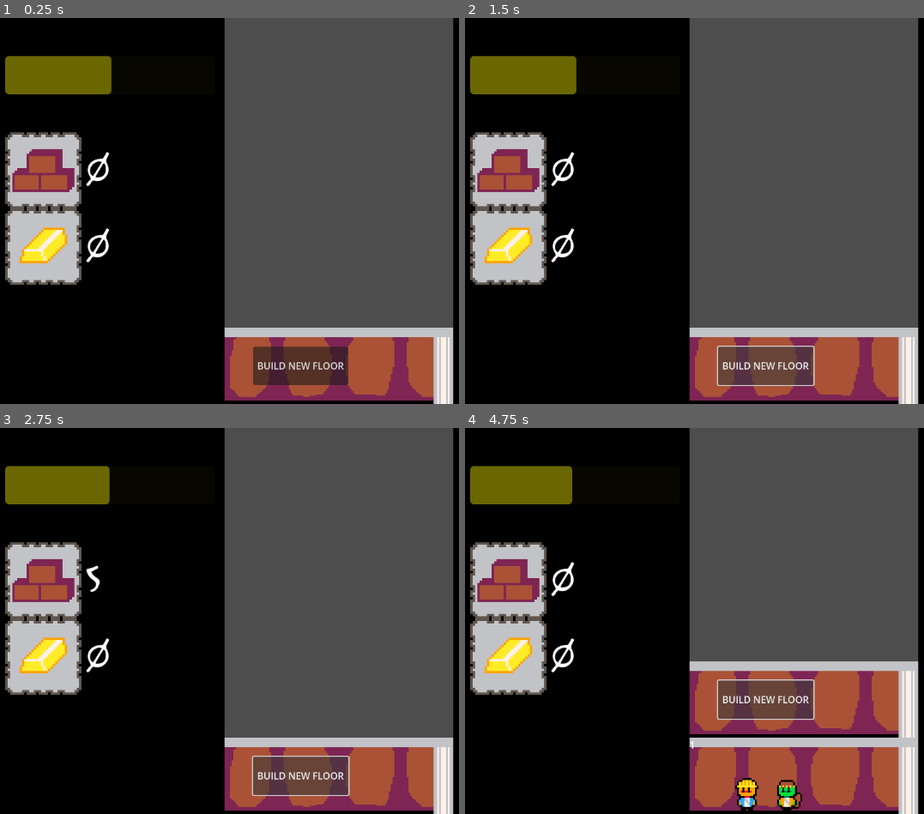
Above: before the commit, frames 1-4 (two rows, left to right).
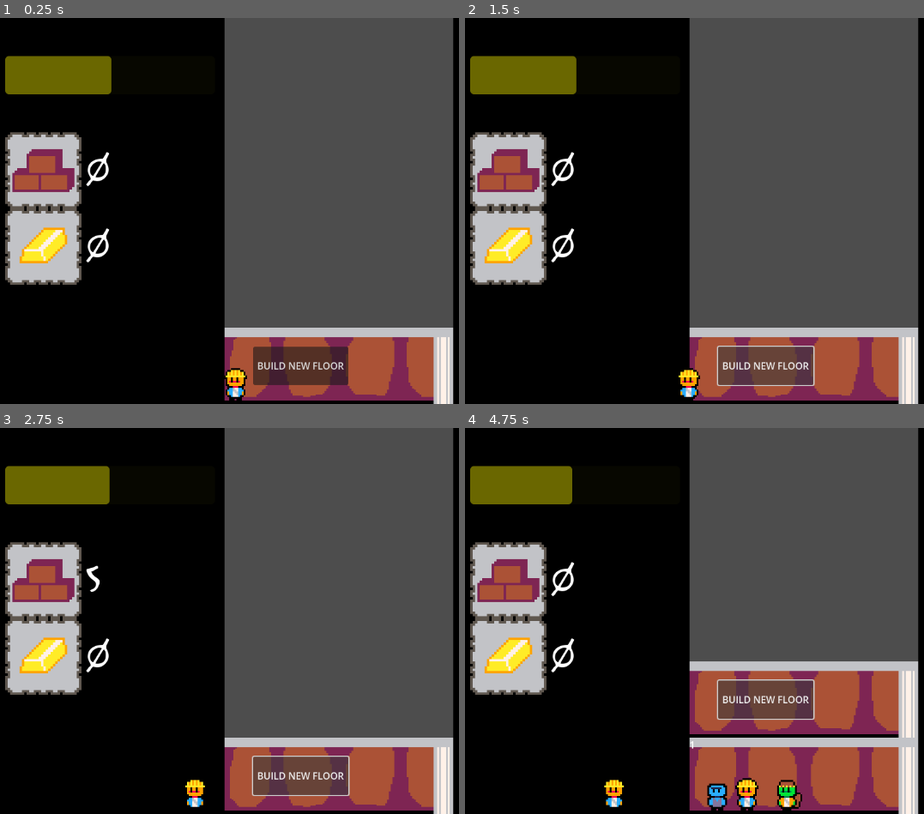
Above: after the commit, the same moments.

Repository: alligator-forest/Building-Babel
Game: Godot game, scene res://main.tscn
The game is run twice, just before and just after one commit, with the same random seed, the same clock (stepped at 60 frames per second) and the same inputs.
Inputs:
- Up to frame 1 (0.25 s): no input
- Up to frame 2 (1.5 s): click "BUILD NEW FLOOR" at 0.5 s; click "BUILD NEW FLOOR" at 1.25 s
- Up to frame 3 (2.75 s): tap Enter (ui_accept) at 2, 2.27 s; hold Up (ui_up) from 2.03 s (still down)
- Up to frame 4 (4.75 s): release Up (ui_up) at 2.78 s; tap Enter (ui_accept) at 3.02, 4.52 s; hold Up (ui_up) from 3.53 s (still down)

The runs differ from the first frame. In frame 1, 0.3% of the frame differs, in the area x 48-54%, y 90-100%; in frame 2, 0.3%; in frame 3, 0.2%; in frame 4, 0.5%, in the area x 30-58%, y 91-100%.

Commit message:
Mason
Added the Mason

Diff:
--- /dev/null
+++ b/Characters/Mason.gd
@@ -0,0 +1,8 @@
+extends Character
+class_name  Mason
+
+func getBricks() -> int:
+	return 5
+
+func getGodFear() -> int:
+	return 1
--- a/Characters/builder.gd
+++ b/Characters/builder.gd
@@ -1,12 +1,5 @@
 extends Character
 class_name Builder
 
-func getBricks() -> int:
+func getGold() -> int:
 	return 0
-
-func getGold() -> int:
-	print("A")
-	return 0
-
-func getGodFear() -> int:
-	return 0
--- a/Characters/character.gd
+++ b/Characters/character.gd
@@ -6,7 +6,7 @@
 func _on_wait_timer_timeout():
 	var tween = create_tween()
 	$AnimatedSprite2D.play()
-	var newPos = rng.randf_range(12,220)
+	var newPos = rng.randf_range(12,300)
 	if(newPos > position.x):
 		$AnimatedSprite2D.flip_h = true
 	else:
--- /dev/null
+++ b/Characters/mason.tscn
@@ -0,0 +1,90 @@
+[gd_scene load_steps=12 format=3 uid="uid://xh6tnfb71fbs"]
+
+[ext_resource type="Script" path="res://Characters/Mason.gd" id="1_b5g5f"]
+[ext_resource type="Texture2D" uid="uid://coc1lp6u3t3t0" path="res://Assets/builderSpritesheet.png" id="2_rcnnq"]
+[ext_resource type="Texture2D" uid="uid://ba36h47ll80s5" path="res://Assets/MasonSpritesheet.png" id="3_cguhy"]
+[ext_resource type="Texture2D" uid="uid://blfntn5rc2bru" path="res://Assets/MerchantSpritesheet.png" id="3_u8lc7"]
+
+[sub_resource type="AtlasTexture" id="AtlasTexture_jtuxa"]
+atlas = ExtResource("2_rcnnq")
+region = Rect2(0, 0, 28, 40)
+
+[sub_resource type="AtlasTexture" id="AtlasTexture_crmar"]
+atlas = ExtResource("2_rcnnq")
+region = Rect2(28, 0, 28, 40)
+
+[sub_resource type="AtlasTexture" id="AtlasTexture_6efc0"]
+atlas = ExtResource("3_cguhy")
+region = Rect2(0, 0, 24, 32)
+
+[sub_resource type="AtlasTexture" id="AtlasTexture_u83r8"]
+atlas = ExtResource("3_cguhy")
+region = Rect2(24, 0, 24, 32)
+
+[sub_resource type="AtlasTexture" id="AtlasTexture_3eu21"]
+atlas = ExtResource("3_u8lc7")
+region = Rect2(0, 0, 32, 36)
+
+[sub_resource type="AtlasTexture" id="AtlasTexture_wwpql"]
+atlas = ExtResource("3_u8lc7")
+region = Rect2(32, 0, 32, 36)
+
+[sub_resource type="SpriteFrames" id="SpriteFrames_n6h8q"]
+animations = [{
+"frames": [{
+"duration": 1.0,
+"texture": SubResource("AtlasTexture_jtuxa")
+}, {
+"duration": 1.0,
+"texture": SubResource("AtlasTexture_crmar")
+}],
+"loop": true,
+"name": &"Builder",
+"speed": 5.0
+}, {
+"frames": [{
+"duration": 1.0,
+"texture": SubResource("AtlasTexture_6efc0")
+}, {
+"duration": 1.0,
+"texture": SubResource("AtlasTexture_u83r8")
+}],
+"loop": true,
+"name": &"Mason",
+"speed": 5.0
+}, {
+"frames": [{
+"duration": 1.0,
+"texture": SubResource("AtlasTexture_3eu21")
+}, {
+"duration": 1.0,
+"texture": SubResource("AtlasTexture_wwpql")
+}],
+"loop": true,
+"name": &"Merchant",
+"speed": 5.0
+}]
+
+[node name="Mason" type="Control"]
+layout_mode = 3
+anchors_preset = 15
+anchor_right = 1.0
+anchor_bottom = 1.0
+grow_horizontal = 2
+grow_vertical = 2
+script = ExtResource("1_b5g5f")
+
+[node name="AnimatedSprite2D" type="AnimatedSprite2D" parent="."]
+scale = Vector2(1.5, 1.5)
+sprite_frames = SubResource("SpriteFrames_n6h8q")
+animation = &"Mason"
+
+[node name="MoveTimer" type="Timer" parent="."]
+one_shot = true
+
+[node name="WaitTimer" type="Timer" parent="."]
+one_shot = true
+autostart = true
+
+[connection signal="timeout" from="MoveTimer" to="." method="_on_move_timer_timeout"]
+[connection signal="timeout" from="WaitTimer" to="." method="_on_wait_timer_timeout"]
--- a/Floors/floor.tscn
+++ b/Floors/floor.tscn
@@ -1,9 +1,10 @@
-[gd_scene load_steps=5 format=3 uid="uid://br8j0dbxk0gmh"]
+[gd_scene load_steps=6 format=3 uid="uid://br8j0dbxk0gmh"]
 
 [ext_resource type="Texture2D" uid="uid://bvwlkd2t0p7wi" path="res://Assets/floor.png" id="1_wm2fs"]
 [ext_resource type="Script" path="res://Floors/floor.gd" id="2_d1pa7"]
 [ext_resource type="PackedScene" uid="uid://dx2m410fn5f6t" path="res://Characters/builder.tscn" id="3_k8rj1"]
 [ext_resource type="PackedScene" uid="uid://j76tjb32kfks" path="res://Characters/merchant.tscn" id="4_fseor"]
+[ext_resource type="PackedScene" uid="uid://xh6tnfb71fbs" path="res://Characters/mason.tscn" id="5_ngv8i"]
 
 [node name="Floor" type="TextureRect"]
 texture = ExtResource("1_wm2fs")
@@ -28,3 +29,9 @@
 offset_top = 95.0
 offset_right = 168.0
 offset_bottom = 95.0
+
+[node name="Mason" parent="Characters" instance=ExtResource("5_ngv8i")]
+offset_left = 45.0
+offset_top = 98.0
+offset_right = 45.0
+offset_bottom = 98.0
--- a/main.tscn
+++ b/main.tscn
@@ -6,6 +6,7 @@
 [ext_resource type="FontFile" uid="uid://bgiywmusee28u" path="res://Marav2.ttf" id="3_qesbo"]
 [ext_resource type="Texture2D" uid="uid://c2nuxdwin3slv" path="res://Assets/brickIcon.png" id="4_l6brj"]
 [ext_resource type="Texture2D" uid="uid://dj3lam7b5ypx" path="res://Assets/goldIcon.png" id="5_x8i3h"]
+[ext_resource type="PackedScene" uid="uid://dx2m410fn5f6t" path="res://Characters/builder.tscn" id="7_5gq4r"]
 
 [node name="Main" type="Node2D"]
 script = ExtResource("1_eqxpj")
@@ -85,4 +86,10 @@
 wait_time = 10.0
 autostart = true
 
+[node name="Builder" parent="." instance=ExtResource("7_5gq4r")]
+offset_left = 401.0
+offset_top = 615.0
+offset_right = 714.0
+offset_bottom = 615.0
+
 [connection signal="timeout" from="ResourceTimer" to="." method="_on_resource_timer_timeout"]
Binary file added: Assets/MasonSpritesheet.png
Not shown, added: Assets/MasonSpritesheet.png.import
Not shown: 1 places in main.tscn that only renumber resources
